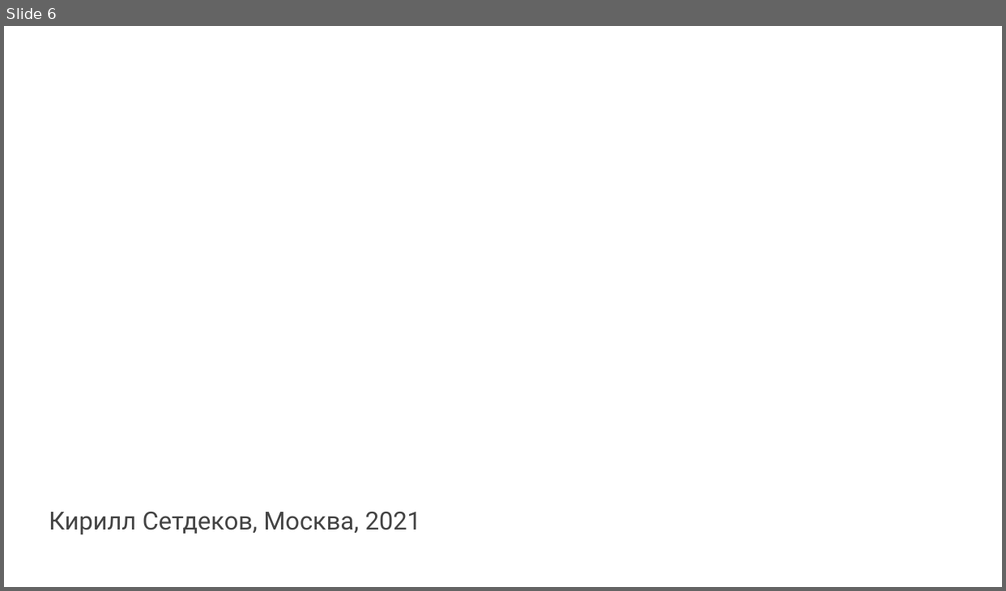
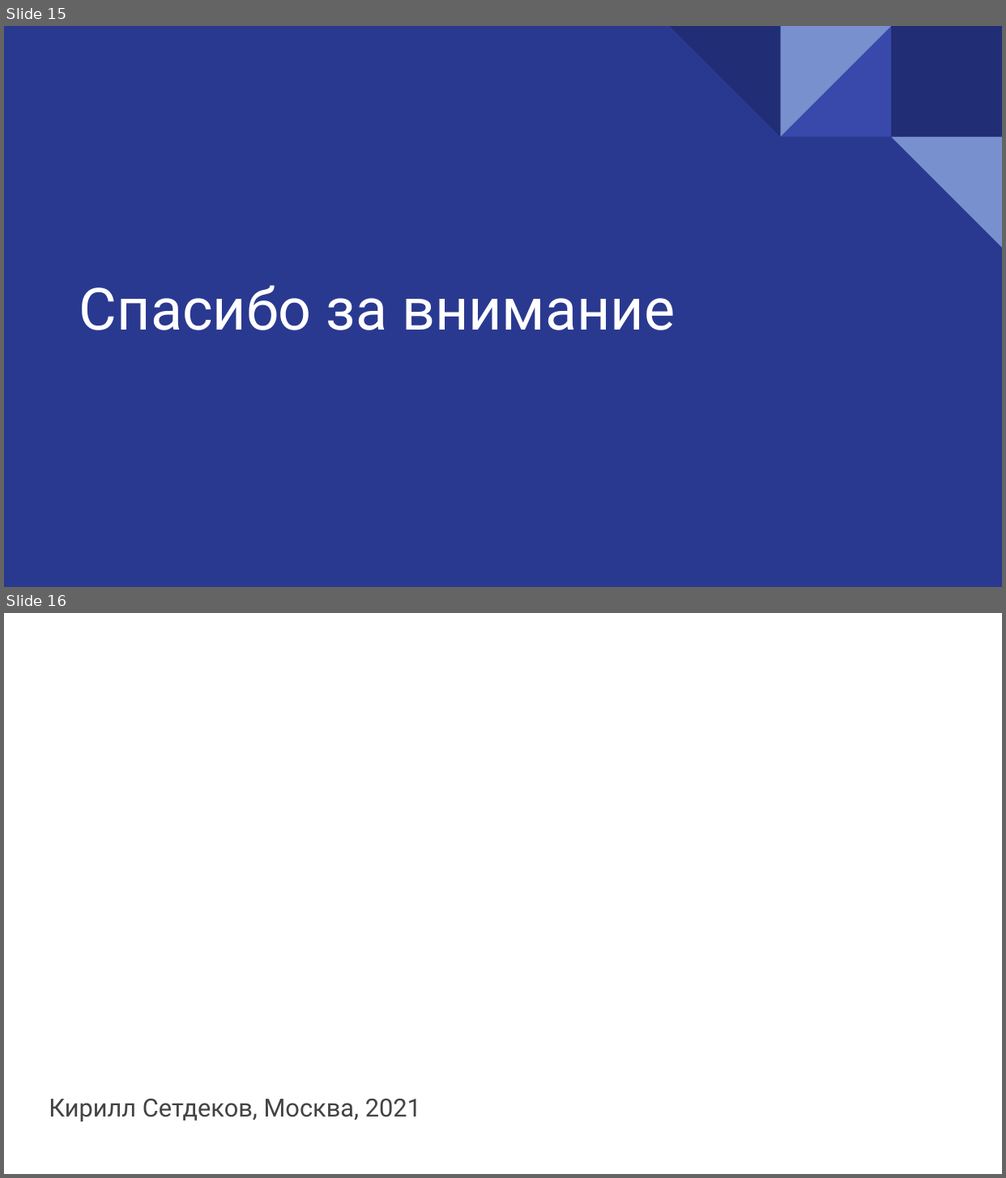
Before and after one commit to ksetdekov/ts_transformers, a slide deck: text/Предзащита.pptx. Shown one above the other, each under a label of ours: slide 6 before the commit, slides 15 and 16 after it. The pictures are 1006x591 and 1006x1178 pixels, drawn with LibreOffice and Linux fonts; fonts in the diff are those of the drawing. Boxes give left, top, right and bottom in pixels: in the first picture for what was removed or moved away, otherwise in the second. Text is boxed around its words. In the diff, an @@ line names an element or a change of style, - is before the commit and + after.

```diff
--- a/text/Предзащита.pptx
+++ b/text/Предзащита.pptx
@@ slide 15 added at (4,26,1002,587), background #2A3990 @@
@@ group added at (670,26,1002,248): 4 right triangles, 1 rectangle @@
@@ title added at (79,285,675,331), 42 pt, text #FFFFFF @@
+Спасибо за внимание
@@ what was slide 6 is now slide 16 @@
```
Also in this commit, not shown: 1 slide changed, 12 other slides added, 3 slides removed, 14 other files.
